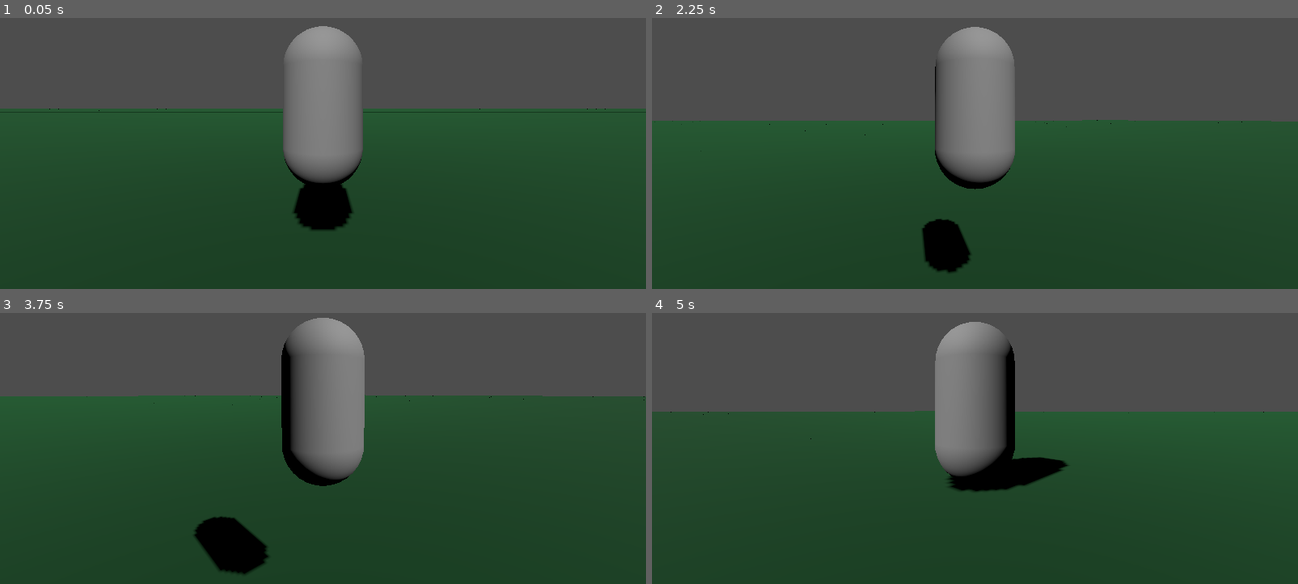
Above: before the commit, frames 1-4 (two rows, left to right).
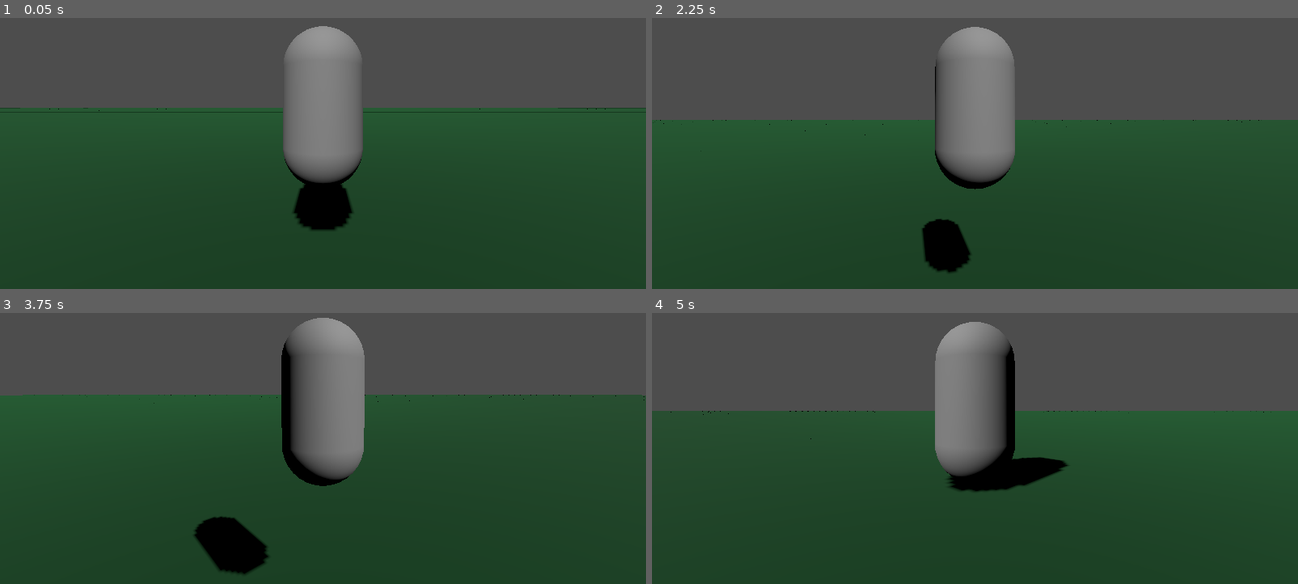
Above: after the commit, the same moments.

Repository: xwilson03/OpenWorldTest
Game: Godot game, scene res://scenes/root.tscn
The game is run twice, just before and just after one commit, with the same random seed, the same clock (stepped at 60 frames per second) and the same inputs.
Inputs (mouse positions are in pixels of both pictures, inside the frame that each line leads up to):
- Up to frame 1 (0.05 s): no input
- Up to frame 2 (2.25 s): tap Enter at 0.5 s; move the mouse to (1007, 104) at 0.52 s; hold Space (jump) 0.53-1.28 s; hold W (move_forward) from 0.53 s (still down); move the mouse to (942, 110) at 1.27 s; tap Mouse wheel up (zoom_in) at 1.35 s; tap Space (jump) at 1.52, 1.55, 1.82 s; move the mouse to (987, 102) at 2.02 s; hold Space (jump) from 2.03 s (still down); tap Mouse wheel down (zoom_out) at 2.1 s
- Up to frame 3 (3.75 s): keep holding W (move_forward); move the mouse to (316, 407) at 2.77 s; release Space (jump) at 2.78 s; tap Space (jump) at 2.85, 3.02, 3.32 s; move the mouse to (368, 407) at 3.52 s; hold Space (jump) from 3.53 s (still down); tap Mouse wheel up (zoom_in) at 3.6 s
- Up to frame 4 (5 s): keep holding W (move_forward); move the mouse to (923, 397) at 4.27 s; release Space (jump) at 4.28 s; tap Mouse wheel down (zoom_out) at 4.35 s; tap Space (jump) at 4.52, 4.55, 4.82 s

The runs differ from the first frame. In frame 1, 0.3% of the frame differs, in the area x 0-100%, y 33-34%; in frame 2, 0.3%; in frame 3, 0.4%, in the area x 0-100%, y 30-35%; in frame 4, 0.3%.

Commit message:
rearranges and comments player script

Diff:
--- a/scenes/root.tscn
+++ b/scenes/root.tscn
@@ -15,6 +15,7 @@
 
 [node name="OrbitCamera" parent="Player" instance=ExtResource("4_n1aw2")]
 transform = Transform3D(1, 0, 0, 0, 1, 0, 0, 0, 1, 0, 1, 0)
+max_follow_distance = 50.0
 
 [node name="World" type="Node3D" parent="."]
 script = ExtResource("4_yaodl")
--- a/scripts/player.gd
+++ b/scripts/player.gd
@@ -30,18 +30,23 @@
 		direction.z -= 1;
 	if (Input.is_action_pressed("move_back")):
 		direction.z += 1;
-	if (Input.is_action_pressed("jump") and is_on_floor()):
-		target_velocity.y = jump_speed
 
-	# Normalize movement vector
+	# Normalize direction vector
 	if (direction != Vector3.ZERO):
 		direction = direction.normalized()
 
+	# Update horizontal velocity
 	target_velocity.x = direction.x
 	target_velocity.z = direction.z
 
-	if not is_on_floor():
+	# Update vertical velocity
+	if (Input.is_action_pressed("jump") and is_on_floor()):
+		target_velocity.y = jump_speed
+	elif not is_on_floor():
 		target_velocity.y -= fall_acceleration * delta
 
+	# Transform local velocity to global velocity
 	velocity = (Quaternion(transform.basis) * target_velocity) * speed
+
+	# Apply velocity and check for chunk boundaries
 	move_and_slide()
--- a/scripts/world_generator.gd
+++ b/scripts/world_generator.gd
@@ -1,7 +1,7 @@
 extends Node
 class_name WorldGenerator
 
-@export var world_radius: int = 50
+@export var world_radius: int = 100
 @export var chunk_size: float = 10
 var world_chunks: Array[Node3D] = []
 
